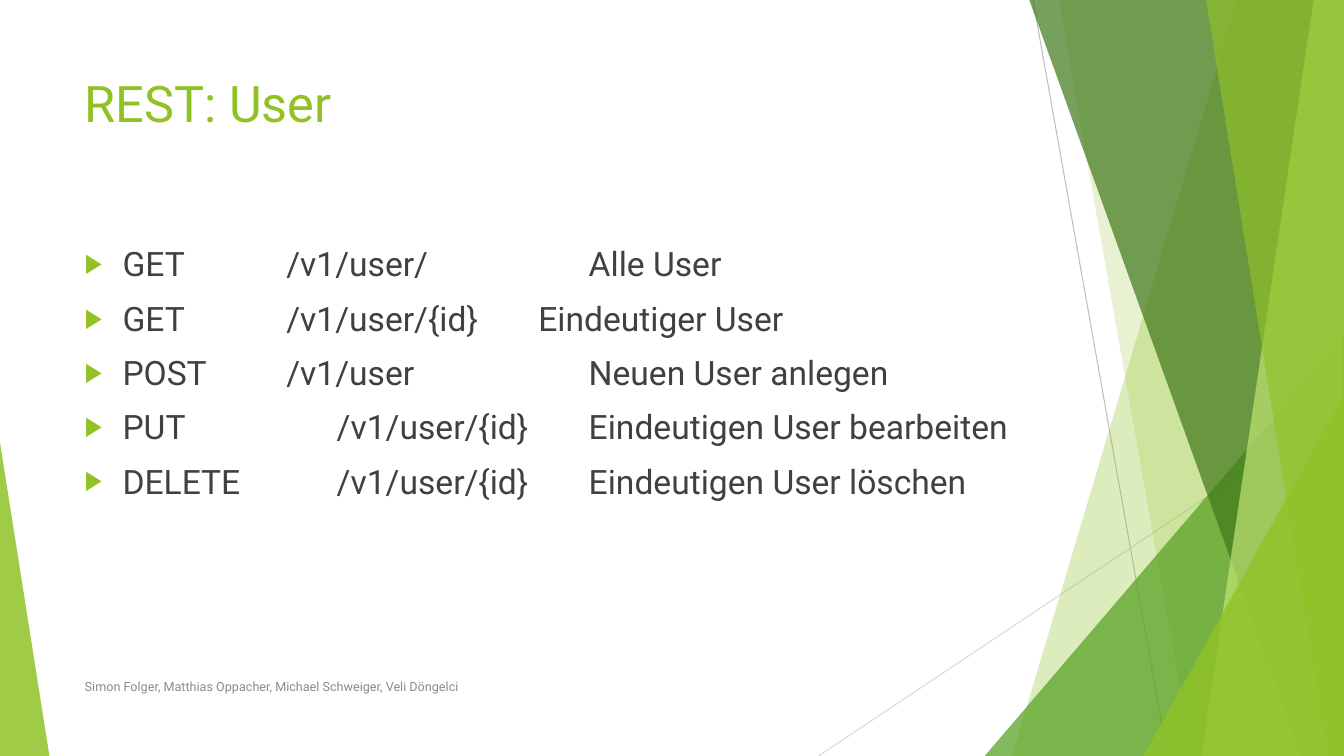
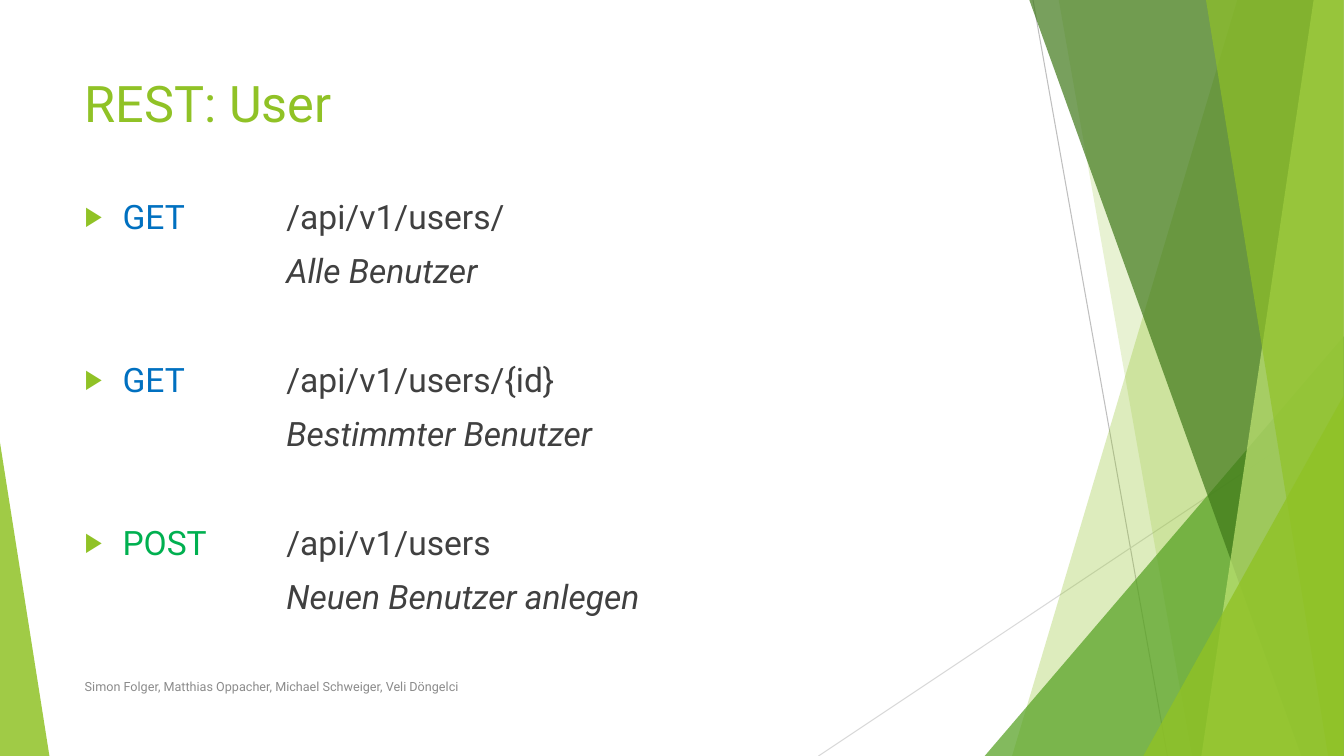
Before and after one commit to michaelschweiger90/artikelverwaltung, a slide deck: slide 5 of Dokumente/Präsentationen/Webservices 01.07.pptx. Drawn at 1344x756 pixels with LibreOffice and Linux fonts; fonts in the diff are those of the drawing. Boxes give left, top, right and bottom in pixels: in the first picture for what was removed or moved away, otherwise in the second. Text is boxed around its words. In the diff, an @@ line names an element or a change of style, - is before the commit and + after.

```diff
--- a/Dokumente/Präsentationen/Webservices 01.07.pptx
+++ b/Dokumente/Präsentationen/Webservices 01.07.pptx
@@ text at (123, 204, 639, 616): text changed @@
-▶ GET /v1/user/ Alle User
-▶ GET /v1/user/{id} Eindeutiger User
-▶ POST /v1/user Neuen User anlegen
-▶ PUT /v1/user/{id} Eindeutigen User bearbeiten
-▶ DELETE /v1/user/{id} Eindeutigen User löschen
+▶ GET /api/v1/users/
+Alle Benutzer
+▶ GET /api/v1/users/{id}
+Bestimmter Benutzer
+▶ POST /api/v1/users
+Neuen Benutzer anlegen
```
Also in this commit, not shown: 5 other slides changed, 8 slides added, 1 slide removed.
